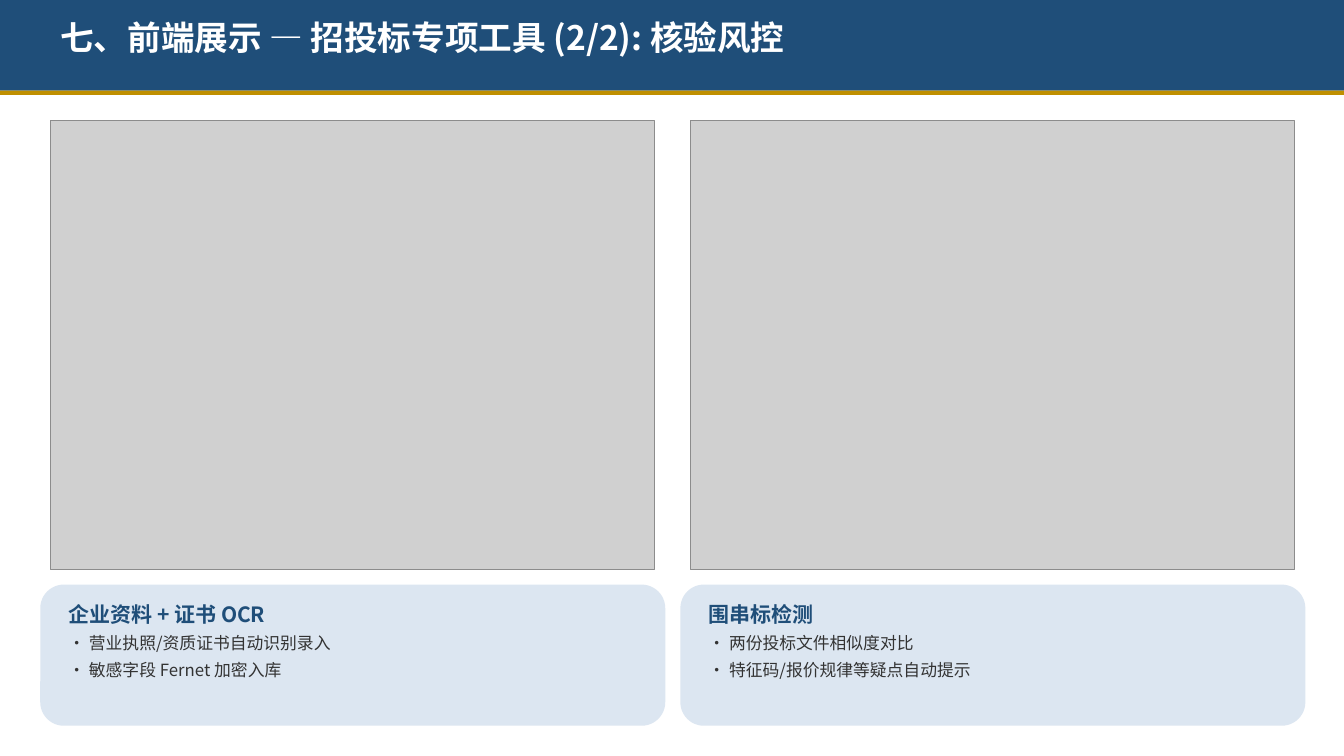
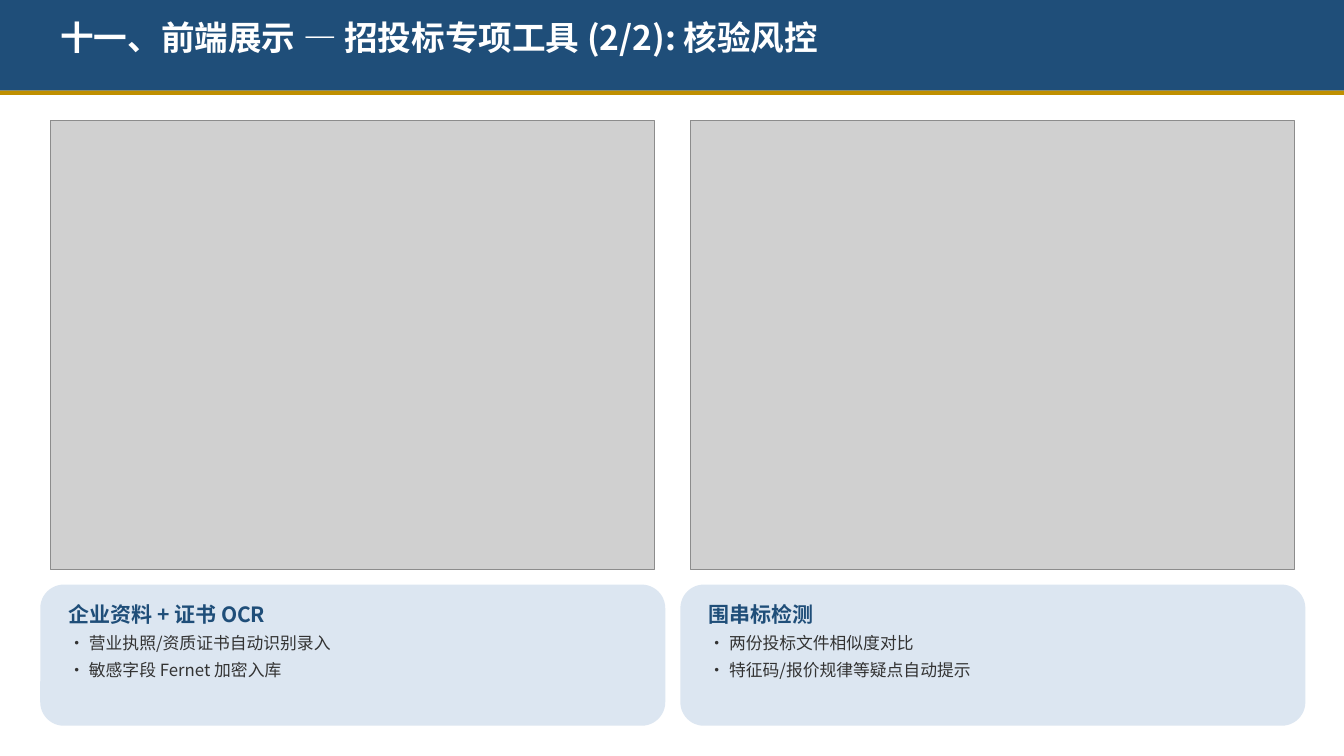
Before and after one commit to wuyang-vs/Bidding_QA_Chatbot, a slide deck: slide 13 of 招投标RAG智能问答系统介绍.pptx (slide 9 before the commit). Drawn at 1344x756 pixels with LibreOffice and Linux fonts; fonts in the diff are those of the drawing; grey boxes stand for pictures. Boxes give left, top, right and bottom in pixels: in the first picture for what was removed or moved away, otherwise in the second. Text is boxed around its words. In the diff, an @@ line names an element or a change of style, - is before the commit and + after.

Commit message:
docs(ppt): 系统介绍PPT新增5页前端展示,覆盖6大页面38项功能全部完整
- 新增: 数据看板/文件解析/标书生成/图谱+企业资料库 4页

- 更新: 结束页加'十四、总结'标题,编号顺延

- 总页数 11->16, 前端从4页扩展到9页

```diff
--- a/招投标RAG智能问答系统介绍.pptx
+++ b/招投标RAG智能问答系统介绍.pptx
@@ text at [60,21,818,57]: text changed @@
-七、前端展示 — 招投标专项工具 (2/2): 核验风控
+十一、前端展示 — 招投标专项工具 (2/2): 核验风控
```
Also in this commit, not shown: 5 other slides changed, 4 slides added, 1 other file.
